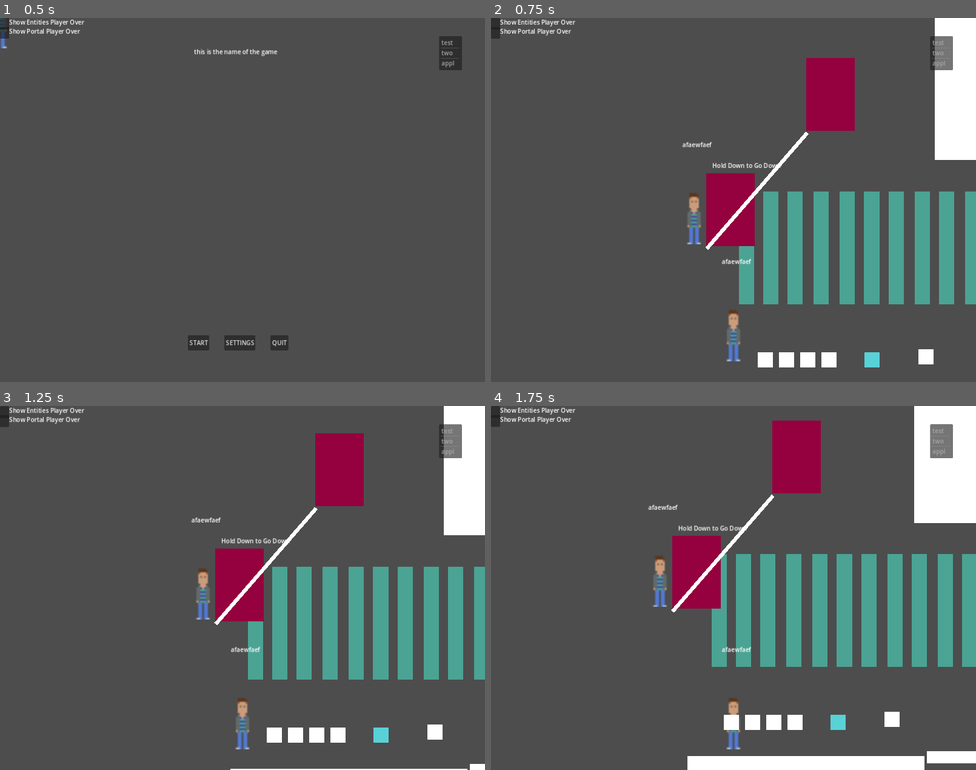
Above: before the commit, frames 1-4 (two rows, left to right).
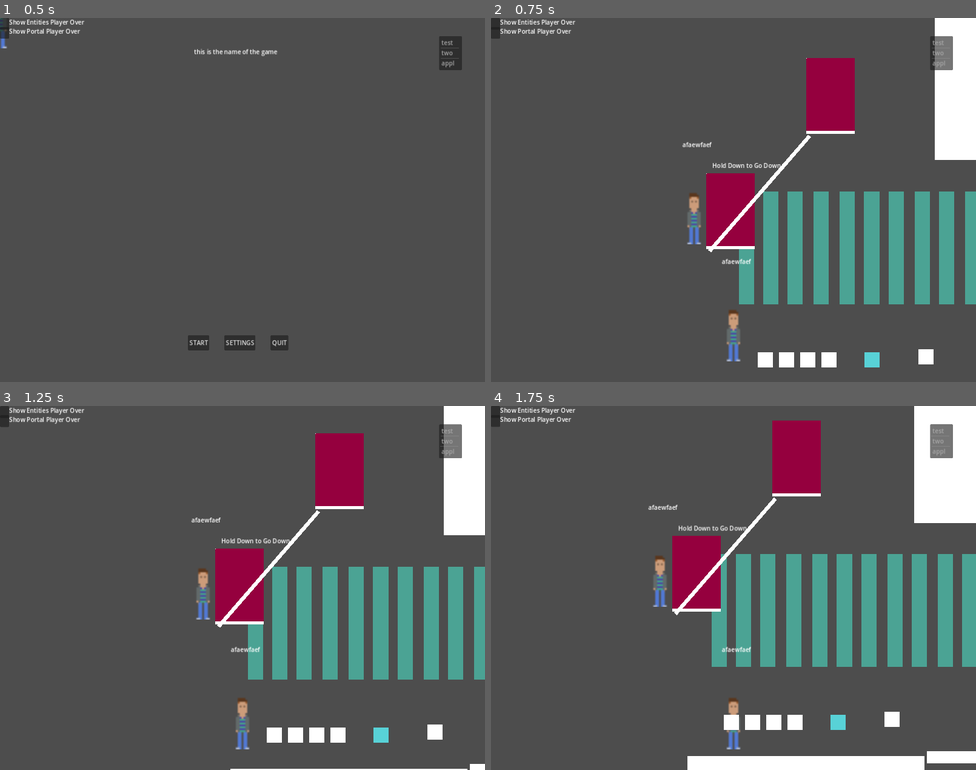
Above: after the commit, the same moments.

Repository: adamsocki/test_godot
Game: Godot game, scene res://game_manager.tscn
Same seed, same stepped clock (60 frames per second), same inputs: the game is played once before the commit and once after it.
Inputs (mouse positions are in pixels of both pictures, inside the frame that each line leads up to):
- Up to frame 1 (0.5 s): no input
- Up to frame 2 (0.75 s): click "START" at 0.5 s
- Up to frame 3 (1.25 s): no input
- Up to frame 4 (1.75 s): move the mouse to (840, 569) at 1.27 s; hold D (move_right) from 1.28 s (still down); tap X (pick_up) at 1.35 s

Frame 1 is identical in both runs. In frame 2, 0.8% of the frame differs, in the area x 44-75%, y 11-65%; in frame 3, 0.8%; in frame 4, 0.8%, in the area x 37-68%, y 24-58%.

Commit message:
portal floor switch init

Diff:
--- a/game1_2D/door.gd
+++ b/game1_2D/door.gd
@@ -13,6 +13,7 @@
 var in_range
 
 @export var entity_name : String
+
 
 var text_box
 var root_node
--- /dev/null
+++ b/game1_2D/ground.gd
@@ -0,0 +1,15 @@
+extends StaticBody2D
+
+
+
+
+
+# Called when the node enters the scene tree for the first time.
+func _ready():
+
+	pass # Replace with function body.
+
+
+# Called every frame. 'delta' is the elapsed time since the previous frame.
+func _process(delta):
+	pass
--- /dev/null
+++ b/game1_2D/ground.tscn
@@ -0,0 +1,19 @@
+[gd_scene load_steps=3 format=3 uid="uid://6obukx56sac1"]
+
+[ext_resource type="Script" path="res://ground.gd" id="1_7xj60"]
+
+[sub_resource type="RectangleShape2D" id="RectangleShape2D_h2t4d"]
+size = Vector2(8, 8)
+
+[node name="ground" type="StaticBody2D"]
+collision_layer = 2
+script = ExtResource("1_7xj60")
+
+[node name="CollisionShape2D" type="CollisionShape2D" parent="."]
+position = Vector2(4, 4)
+shape = SubResource("RectangleShape2D_h2t4d")
+
+[node name="ColorRect" type="ColorRect" parent="."]
+offset_right = 8.0
+offset_bottom = 8.0
+size_flags_horizontal = 3
--- a/game1_2D/portal.gd
+++ b/game1_2D/portal.gd
@@ -22,7 +22,7 @@
 		var a2 = portal_other_side.position.x * portal_other_side.position.x
 		var b2 = portal_other_side.position.y * portal_other_side.position.y
 		var h = sqrt(a2 + b2)
-		$Floor.set_scale(Vector2(h , floor_thickness))
+		$Floor.set_scale(Vector2(h * 0.125, floor_thickness * 0.125))
 
 		#calc angle
 		portal_angle = atan2(portal_other_side.position.y, portal_other_side.position.x)
@@ -50,8 +50,10 @@
 
 
 func _on_interact_player_body_entered(body):
-	body.portal_type = portal_type
+	if body.get_collision_layer() == 1:
+		body.portal_type = portal_type
 
 
 func _on_interact_player_body_exited(body):
-	body.portal_type = Constants.PortalType.BLANK
+	if body.get_collision_layer() == 1:
+		body.portal_type = Constants.PortalType.BLANK
--- a/game1_2D/portal.tscn
+++ b/game1_2D/portal.tscn
@@ -1,7 +1,8 @@
-[gd_scene load_steps=4 format=3 uid="uid://1c481kjv62k7"]
+[gd_scene load_steps=5 format=3 uid="uid://1c481kjv62k7"]
 
 [ext_resource type="PackedScene" uid="uid://dme8vtl8nje2t" path="res://interact_player.tscn" id="1_deswv"]
 [ext_resource type="Script" path="res://portal.gd" id="1_ie1rf"]
+[ext_resource type="PackedScene" uid="uid://6obukx56sac1" path="res://ground.tscn" id="3_4j6rq"]
 
 [sub_resource type="RectangleShape2D" id="RectangleShape2D_mpyip"]
 
@@ -25,27 +26,34 @@
 offset_bottom = -9.0
 horizontal_alignment = 1
 
-[node name="Floor" type="Node2D" parent="."]
+[node name="Floor11" type="Node2D" parent="."]
 scale = Vector2(1, -1)
 
-[node name="ColorRect" type="ColorRect" parent="Floor"]
+[node name="ColorRect" type="ColorRect" parent="Floor11"]
 offset_top = -1.0
 offset_right = 1.0
 scale = Vector2(1.005, 1)
 size_flags_horizontal = 2
 size_flags_vertical = 2
 
-[node name="CanvasGroup" type="CanvasGroup" parent="Floor/ColorRect"]
+[node name="CanvasGroup" type="CanvasGroup" parent="Floor11/ColorRect"]
 visible = false
 
-[node name="Area2D" type="Area2D" parent="Floor/ColorRect"]
+[node name="Area2D" type="Area2D" parent="Floor11/ColorRect"]
 visible = false
 scale = Vector2(1e-05, 1e-05)
 
-[node name="CollisionShape2D" type="CollisionShape2D" parent="Floor/ColorRect"]
+[node name="CollisionShape2D" type="CollisionShape2D" parent="Floor11/ColorRect"]
 visible = false
 scale = Vector2(1e-05, 1e-05)
 shape = SubResource("RectangleShape2D_mpyip")
 
+[node name="Floor" parent="." instance=ExtResource("3_4j6rq")]
+scale = Vector2(0.125, 0.125)
+
+[node name="ground" parent="." instance=ExtResource("3_4j6rq")]
+position = Vector2(0, 192)
+scale = Vector2(16, 1)
+
 [connection signal="body_entered" from="ColorRect/InteractPlayer" to="." method="_on_interact_player_body_entered"]
 [connection signal="body_exited" from="ColorRect/InteractPlayer" to="." method="_on_interact_player_body_exited"]
